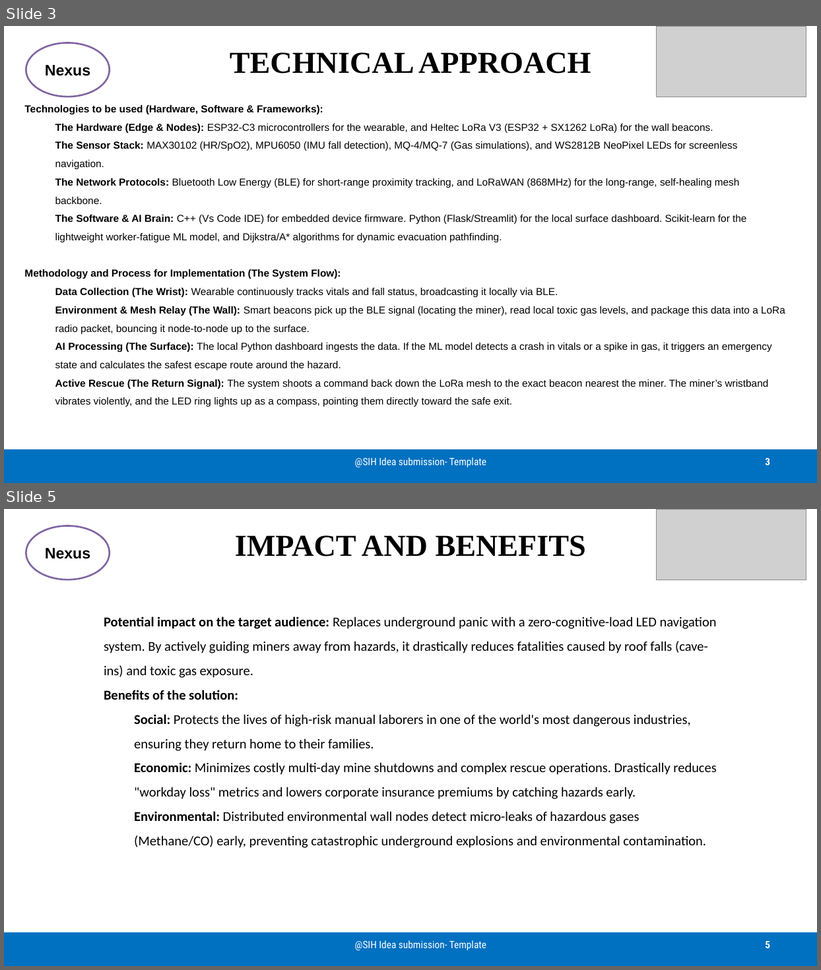
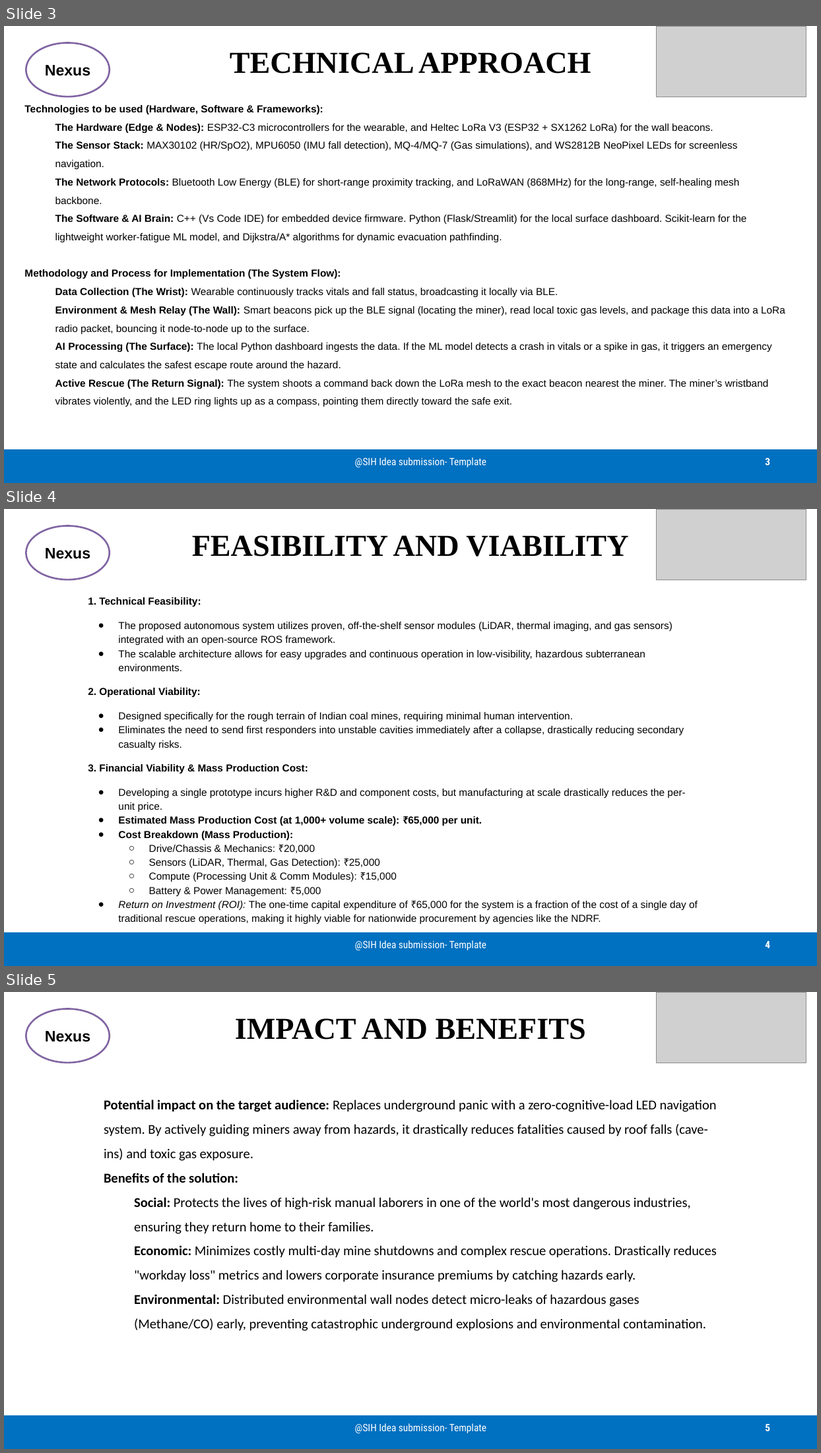
Before and after one commit to parthivpc/SIH26-A0H-T278, a slide deck: share/SIH26-A0H-T278-SIH26239_Presentation.pptx. Shown one above the other, each under a label of ours: slides 3 and 5 before the commit, slides 3, 4 and 5 after it; the slides between them are not shown. The pictures are 821x970 and 821x1453 pixels, drawn with LibreOffice and Linux fonts; fonts in the diff are those of the drawing; grey boxes stand for pictures. Boxes give left, top, right and bottom in pixels: in the first picture for what was removed or moved away, otherwise in the second. Text is boxed around its words. In the diff, an @@ line names an element or a change of style, - is before the commit and + after.

```diff
--- a/share/SIH26-A0H-T278-SIH26239_Presentation.pptx
+++ b/share/SIH26-A0H-T278-SIH26239_Presentation.pptx
@@ slide 4 added at [4,509,817,966], background #FFFFFF @@
@@ ellipse added at [26,526,110,580], fill #FFFFFF, outline #8064A2 2 pt, 18 pt, text #000000, bold @@
+Nexus
@@ picture added at [657,509,807,580] @@
@@ title added at [192,535,628,557], 36 pt, text #000000, bold @@
+FEASIBILITY AND VIABILITY
@@ text added at [88,597,698,925], 12 pt, text #000000 @@
+1. Technical Feasibility:
+● The proposed autonomous system utilizes proven, off-the-shelf sensor modules (LiDAR, thermal imaging, and gas sensors) integrated with an open-source ROS framework.
+● The scalable architecture allows for easy upgrades and continuous operation in low-visibility, hazardous subterranean environments.
+2. Operational Viability:
+● Designed specifically for the rough terrain of Indian coal mines, requiring minimal human intervention.
+● Eliminates the need to send first responders into unstable cavities immediately after a collapse, drastically reducing secondary casualty risks.
+3. Financial Viability & Mass Production Cost:
+● Developing a single prototype incurs higher R&D and component costs, but manufacturing at scale drastically reduces the per-unit price.
+● Estimated Mass Production Cost (at 1,000+ volume scale): ₹65,000 per unit.
+● Cost Breakdown (Mass Production):
+  ○ Drive/Chassis & Mechanics: ₹20,000
+  ○ Sensors (LiDAR, Thermal, Gas Detection): ₹25,000
+  ○ Compute (Processing Unit & Comm Modules): ₹15,000
+  ○ Battery & Power Management: ₹5,000
+● Return on Investment (ROI): The one-time capital expenditure of ₹65,000 for the system is a fraction of the cost of a single day of traditional rescue operations, making it highly viable for nationwide procurement by agencies like the NDRF.
@@ rectangle added at [4,933,817,966], fill #0070C0 @@
@@ text added at [355,941,486,951], 12 pt, text #FFFFFF @@
+@SIH Idea submission- Template
@@ page number added at [765,941,770,949], 12 pt, text #FFFFFF, bold @@
+4
```
Also in this commit, not shown: 1 other slide added, 2 slides removed.
